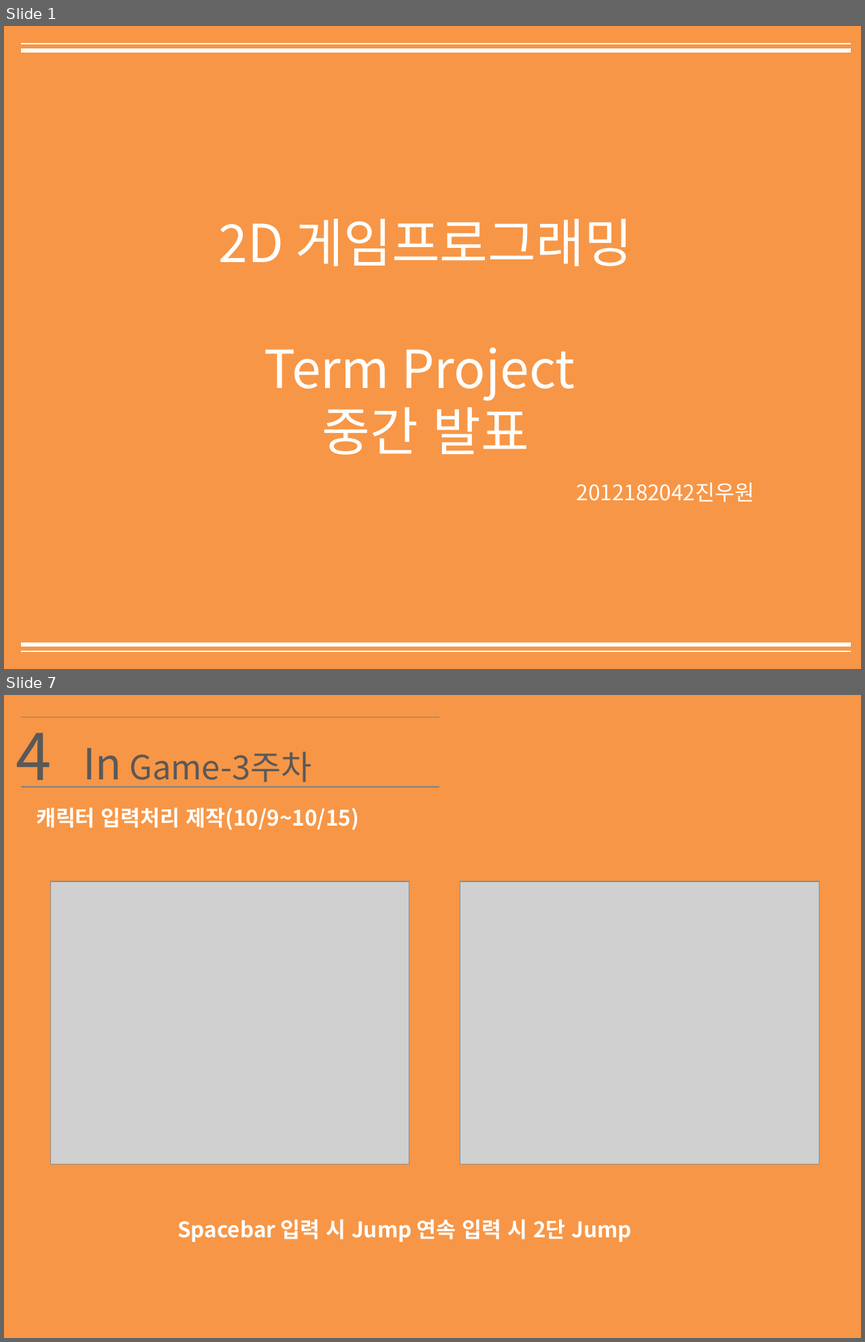
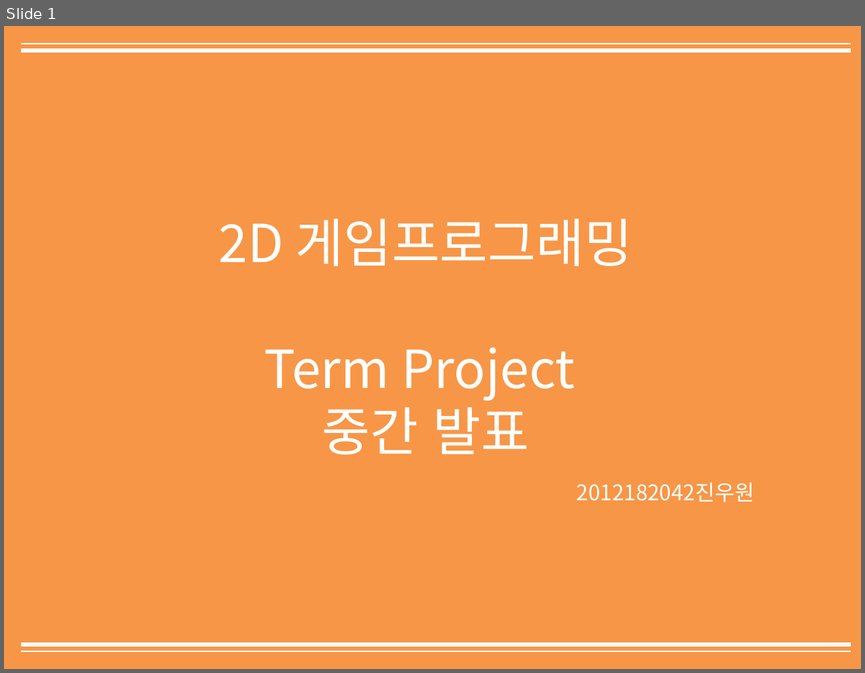
Before and after one commit to True-right-circle/2D-Gameprograming-homework, a slide deck: 2D게임프로그래밍 Term_Project 중간 2012182042 진우원.pptx. Shown one above the other, each under a label of ours: slides 1 and 7 before the commit, slide 1 after it; the slides between them are not shown. The pictures are 865x1342 and 865x673 pixels, drawn with LibreOffice and Linux fonts; fonts in the diff are those of the drawing; grey boxes stand for pictures. Boxes give left, top, right and bottom in pixels: in the first picture for what was removed or moved away, otherwise in the second. Text is boxed around its words. In the diff, an @@ line names an element or a change of style, - is before the commit and + after.

```diff
--- a/2D게임프로그래밍 Term_Project 중간 2012182042 진우원.pptx
+++ b/2D게임프로그래밍 Term_Project 중간 2012182042 진우원.pptx
@@ slide 7 removed at [4, 695, 861, 1338], background #FFFFFF @@
@@ rectangle removed at [4, 695, 861, 1338] @@
@@ text removed at [16, 717, 51, 787] @@
-4
@@ line removed from (21, 717) to (439, 717) @@
@@ text removed at [84, 748, 311, 787] @@
-In Game-3주차
@@ line removed from (21, 787) to (439, 787) @@
@@ text removed at [36, 807, 360, 830] @@
-캐릭터 입력처리 제작(10/9~10/15)
@@ picture removed at [51, 882, 409, 1164] @@
@@ picture removed at [460, 882, 819, 1164] @@
@@ text removed at [177, 1219, 632, 1242] @@
-Spacebar 입력 시 Jump 연속 입력 시 2단 Jump
```
Also in this commit, not shown: 3 slides changed, 5 other slides removed.
